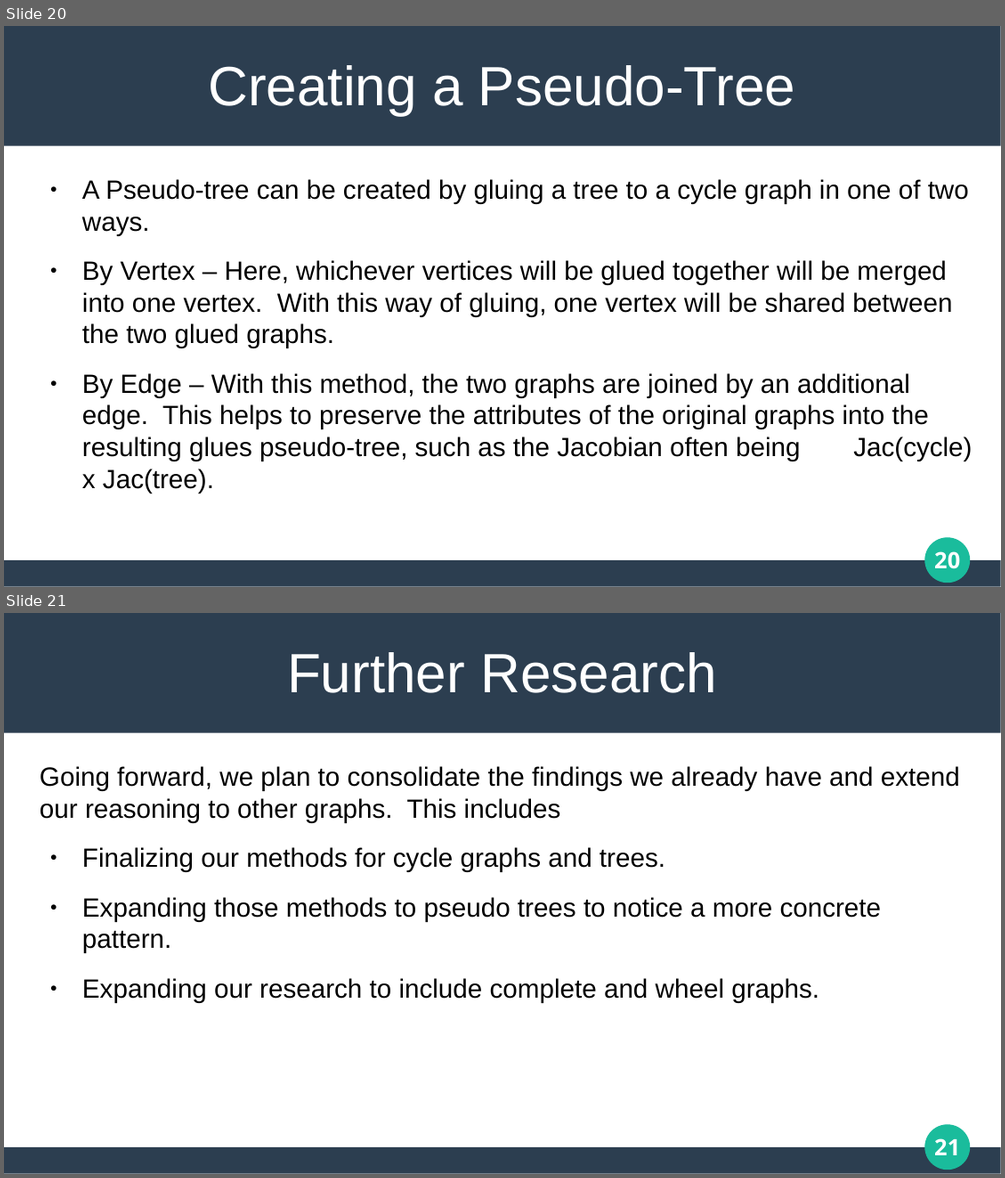
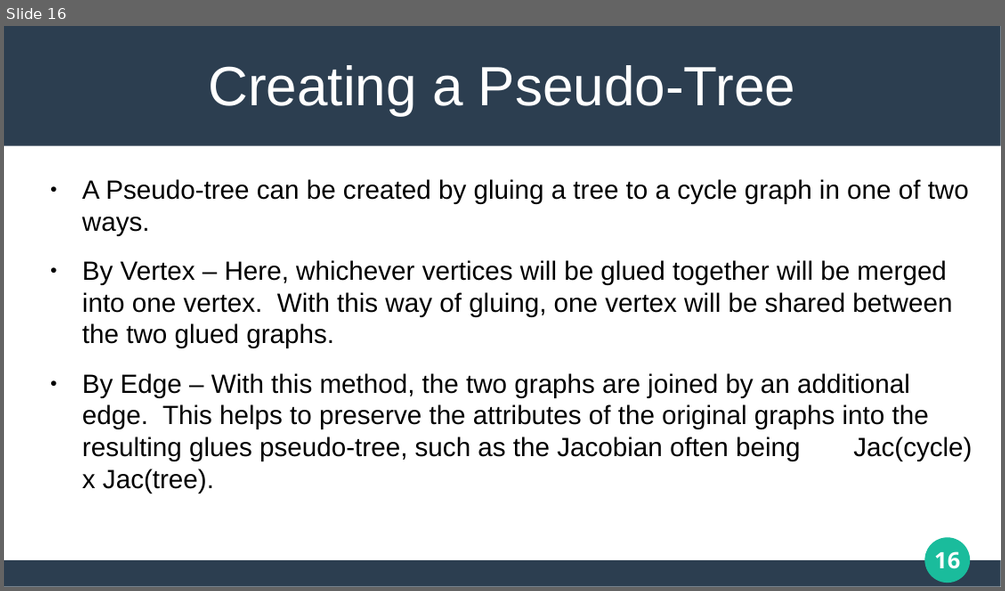
Before and after one commit to matthew-pisano/ChipFiring, a slide deck: Docs/JMMPresentation.pptx. Shown one above the other, each under a label of ours: slides 20 and 21 before the commit, slide 16 after it. The pictures are 1005x1178 and 1005x591 pixels, drawn with LibreOffice and Linux fonts; fonts in the diff are those of the drawing. Boxes give left, top, right and bottom in pixels: in the first picture for what was removed or moved away, otherwise in the second. Text is boxed around its words. In the diff, an @@ line names an element or a change of style, - is before the commit and + after.

```diff
--- a/Docs/JMMPresentation.pptx
+++ b/Docs/JMMPresentation.pptx
@@ slide 21 removed at bbox=[4, 613, 1001, 1174], background #FFFFFF; not listed: 4 template elements that a slide beside it also shows @@
@@ title removed at bbox=[287, 652, 717, 693] @@
-Further Research
@@ text removed at bbox=[40, 766, 960, 1003] @@
-Going forward, we plan to consolidate the findings we already have and extend our reasoning to other graphs. This includes
-● Finalizing our methods for cycle graphs and trees.
-● Expanding those methods to pseudo trees to notice a more concrete pattern.
-● Expanding our research to include complete and wheel graphs.
@@ what was slide 20 is now slide 16 @@
@@ page number at bbox=[934, 551, 960, 569]: text changed @@
-20
+16
```
Also in this commit, not shown: 1 slide changed, 1 slide added, 8 other files.
